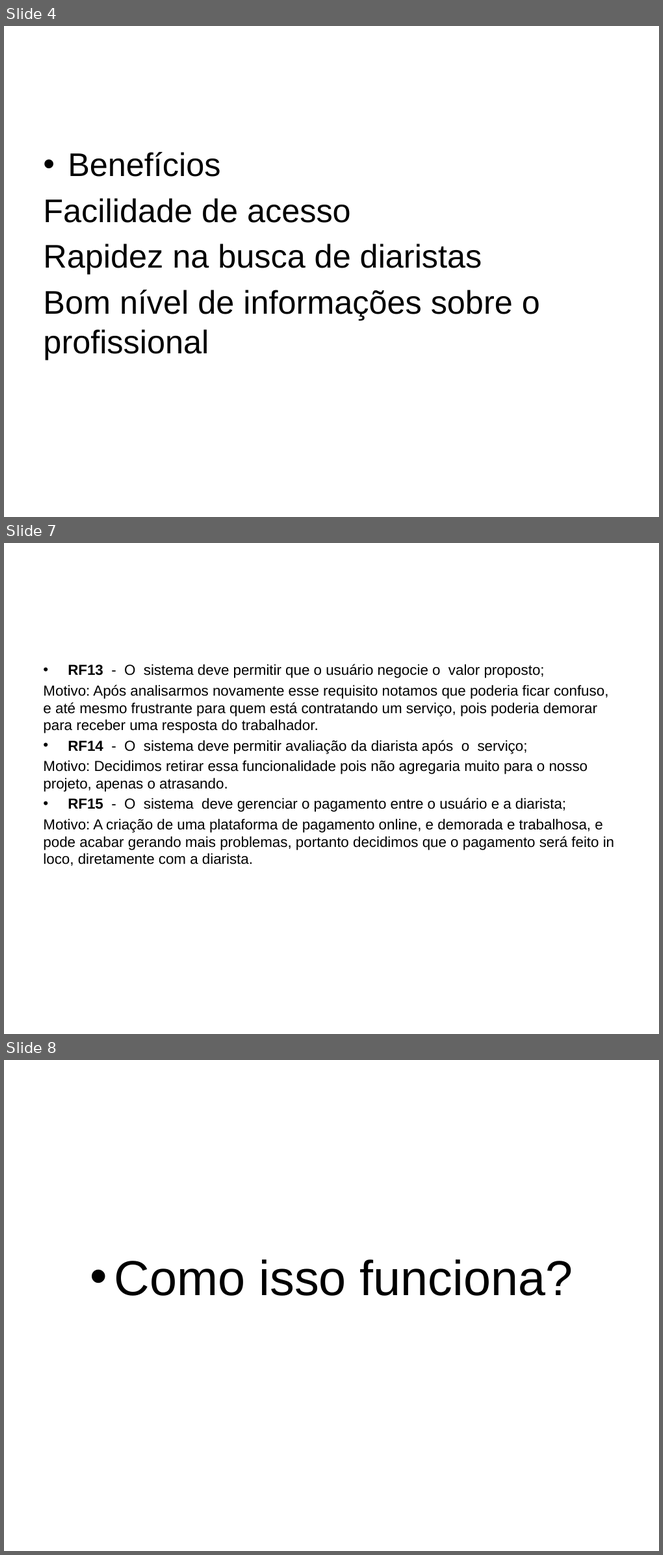
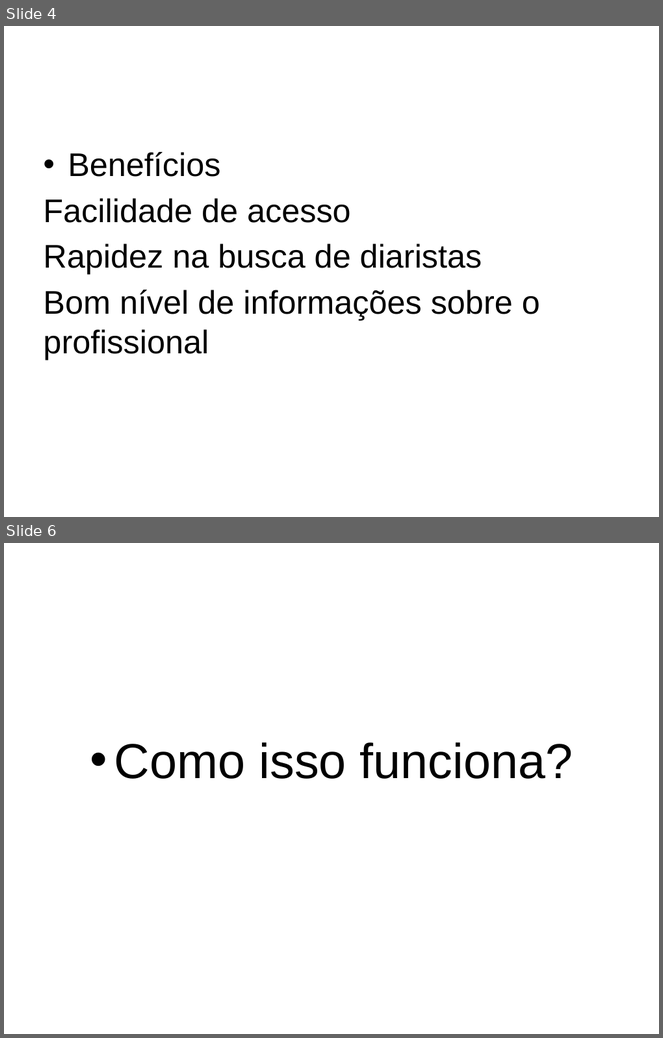
Before and after one commit to douglas-oliveira/Limpai, a slide deck: Docs/Projeto de software apresentação.pptx. Shown one above the other, each under a label of ours: slides 4, 7 and 8 before the commit, slides 4 and 6 after it; the slides between them are not shown. The pictures are 663x1555 and 663x1038 pixels, drawn with LibreOffice and Linux fonts; fonts in the diff are those of the drawing; background and template pictures are left out. Boxes give left, top, right and bottom in pixels: in the first picture for what was removed or moved away, otherwise in the second. Text is boxed around its words. In the diff, an @@ line names an element or a change of style, - is before the commit and + after.

Commit message:
Mais ajustes

```diff
--- a/Docs/Projeto de software apresentação.pptx
+++ b/Docs/Projeto de software apresentação.pptx
@@ slide 7 removed at <box>4,543,659,1034</box>, background picture (left out) @@
@@ text removed at <box>43,664,614,866</box> @@
-• RF13 - O sistema deve permitir que o usuário negocie o valor proposto;
-Motivo: Após analisarmos novamente esse requisito notamos que poderia ficar confuso, e até mesmo frustrante para quem está contratando um serviço, pois poderia demorar para receber uma resposta do trabalhador.
-• RF14 - O sistema deve permitir avaliação da diarista após o serviço;
-Motivo: Decidimos retirar essa funcionalidade pois não agregaria muito para o nosso projeto, apenas o atrasando.
-• RF15 - O sistema deve gerenciar o pagamento entre o usuário e a diarista;
-Motivo: A criação de uma plataforma de pagamento online, e demorada e trabalhosa, e pode acabar gerando mais problemas, portanto decidimos que o pagamento será feito in loco, diretamente com a diarista.
@@ what was slide 8 is now slide 6 @@
```
Also in this commit, not shown: 1 slide changed, 1 other slide removed.
